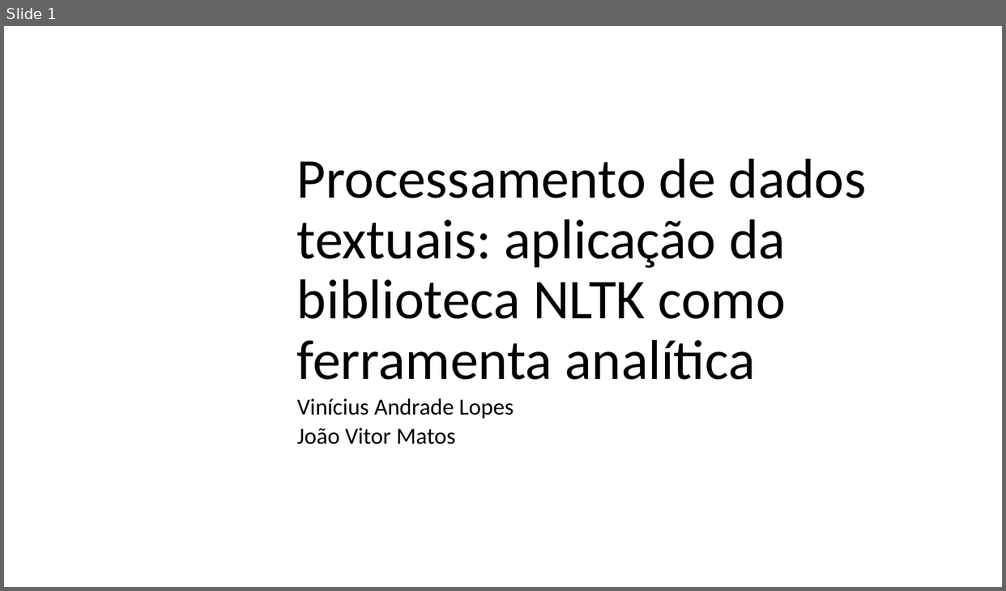
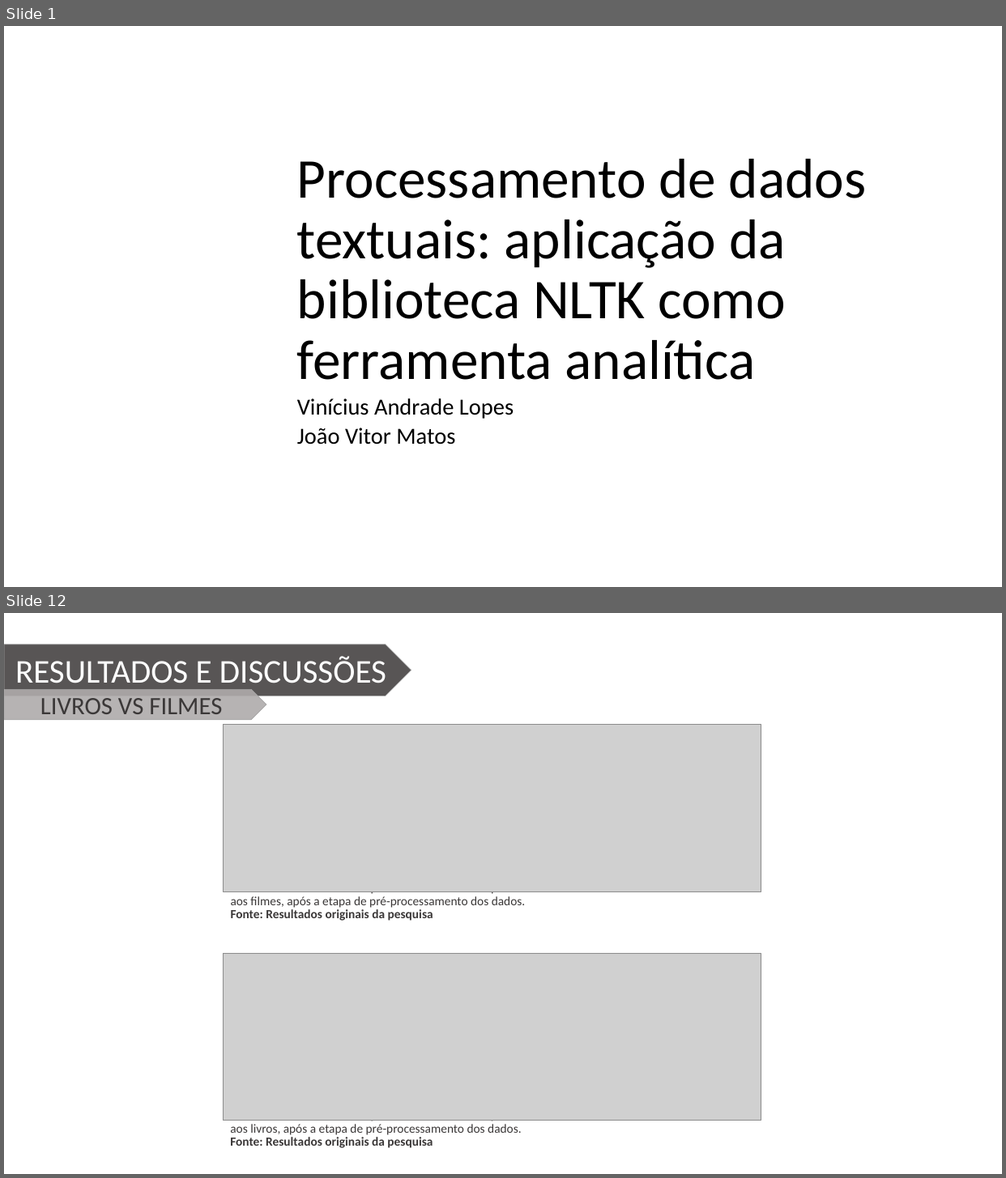
Before and after one commit to Wiryco/Natural-Language-Analysis-And-Processing, a slide deck: Apresentação TCC - Vinícius Andrade Lopes.pptx. Shown one above the other, each under a label of ours: slide 1 before the commit, slides 1 and 12 after it; the slides between them are not shown. The pictures are 1006x591 and 1006x1178 pixels, drawn with LibreOffice and Linux fonts; fonts in the diff are those of the drawing; grey boxes stand for pictures; background and template pictures are left out. Boxes give left, top, right and bottom in pixels: in the first picture for what was removed or moved away, otherwise in the second. Text is boxed around its words. In the diff, an @@ line names an element or a change of style, - is before the commit and + after.

```diff
--- a/Apresentação TCC - Vinícius Andrade Lopes.pptx
+++ b/Apresentação TCC - Vinícius Andrade Lopes.pptx
@@ slide 12 added at (4,613,1002,1174), background picture (left out) @@
@@ pentagon arrow added at (4,645,411,696), fill #3B3838 at 85% opacity, outline #A5A5A5 0.5 pt, 32 pt, text #FFFFFF @@
+RESULTADOS E DISCUSSÕES
@@ pentagon arrow added at (4,689,266,720), fill #AFABAB at 90% opacity, outline #A5A5A5 0.5 pt, 24 pt, text #3B3838 @@
+LIVROS VS FILMES
@@ picture added at (224,725,761,892) @@
@@ text added at (231,892,739,921), 12 pt, text #3B3838 @@
+Tabela 3. Percentual de “stopwords” e caracteres especiais removidos na base de dados relacionadas aos filmes, após a etapa de pré-processamento dos dados.
+Fonte: Resultados originais da pesquisa
@@ picture added at (223,954,761,1121) @@
@@ text added at (230,1120,739,1148), 12 pt, text #3B3838 @@
+Tabela 4. Percentual de “stopwords” e caracteres especiais removidos na base de dados relacionadas aos livros, após a etapa de pré-processamento dos dados.
+Fonte: Resultados originais da pesquisa
```
Also in this commit, not shown: 9 slides changed, 1 other slide added, 2 other files.
